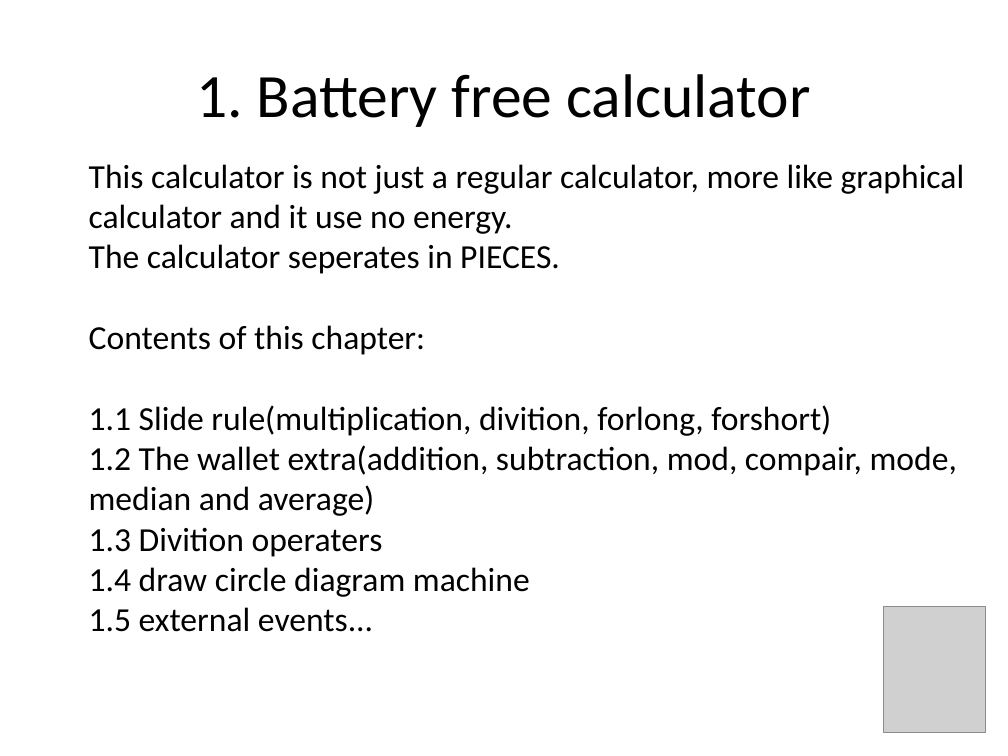
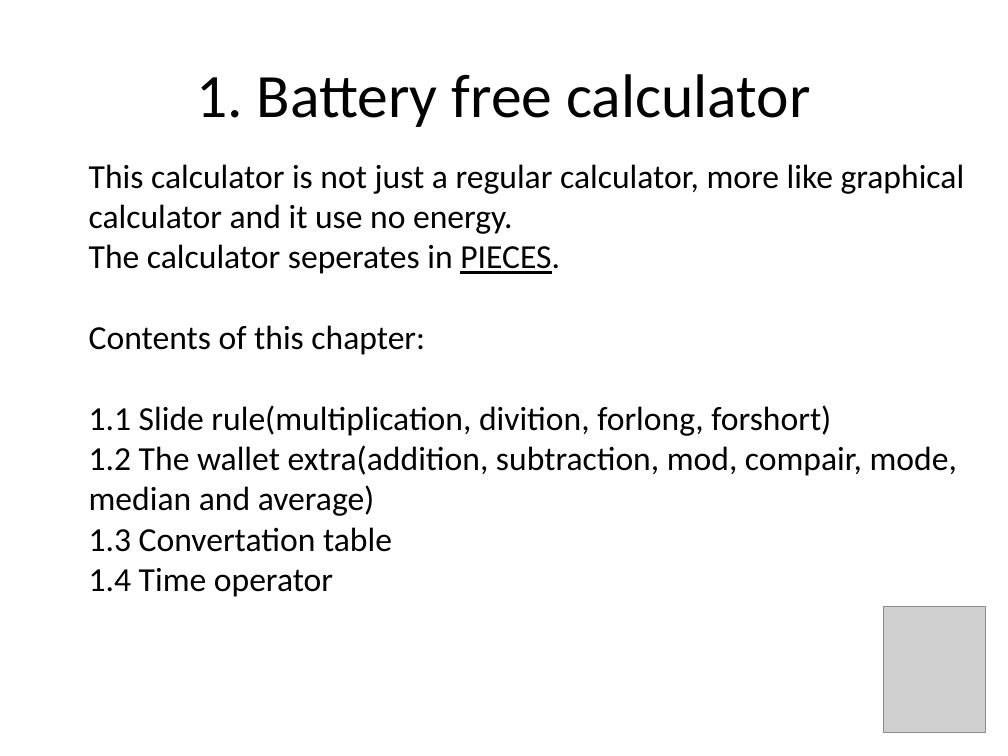
Before and after one commit to mo-mosverkstad/my_ideas, a slide deck: slide 3 of battery_free_computer/The_battery_free_computer.pptx (slide 4 before the commit). Drawn at 1008x756 pixels with LibreOffice and Linux fonts; fonts in the diff are those of the drawing; grey boxes stand for pictures. Boxes give left, top, right and bottom in pixels: in the first picture for what was removed or moved away, otherwise in the second. Text is boxed around its words. In the diff, an @@ line names an element or a change of style, - is before the commit and + after.

Commit message:
Updates
Updates

```diff
--- a/battery_free_computer/The_battery_free_computer.pptx
+++ b/battery_free_computer/The_battery_free_computer.pptx
@@ text at (89,244,560,274): underline on in "PIECES." @@
@@ text at (89,527,392,597): text changed @@
-1.3 Divition operaters
-1.4 draw circle diagram machine
-1.5 external events...
+1.3 Convertation table
+1.4 Time operator
```
Also in this commit, not shown: 7 other slides changed, 3 slides added, 4 slides removed.
